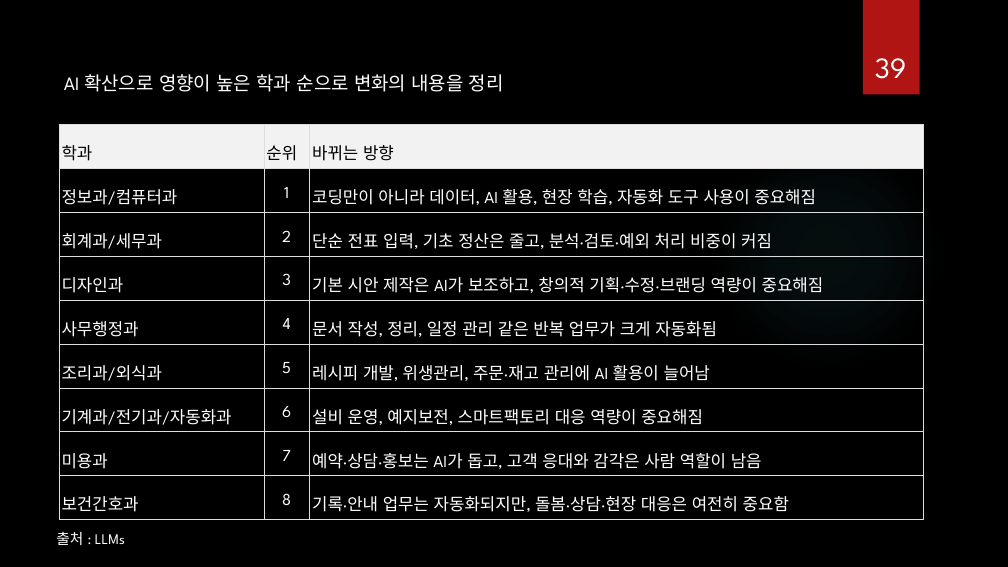
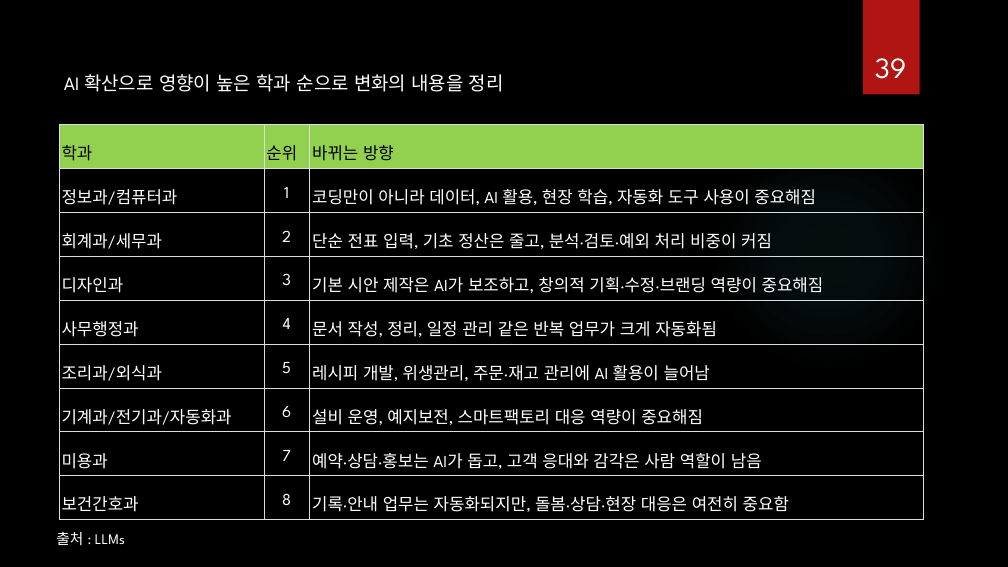
Before and after one commit to ancestor9/Introduction-to-BigData-Analysis, a slide deck: slide 39 of AI 역량강화.pptx. Drawn at 1008x567 pixels with LibreOffice and Linux fonts; fonts in the diff are those of the drawing; background and template pictures are left out. Boxes give left, top, right and bottom in pixels: in the first picture for what was removed or moved away, otherwise in the second. Text is boxed around its words. In the diff, an @@ line names an element or a change of style, - is before the commit and + after.

```diff
--- a/AI 역량강화.pptx
+++ b/AI 역량강화.pptx
@@ table at (59,125,923,520) @@
@@ fill #F2F2F2 to #92D050 in row 1 @@
```
Also in this commit, not shown: 20 other slides changed, 1 other file.
